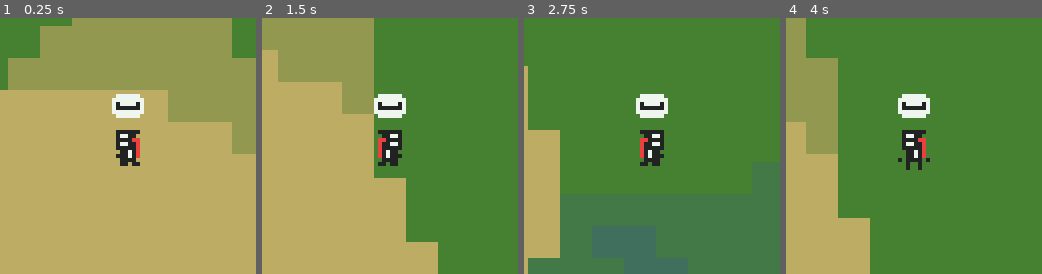
Above: before the commit, frames 1-4 (left to right).
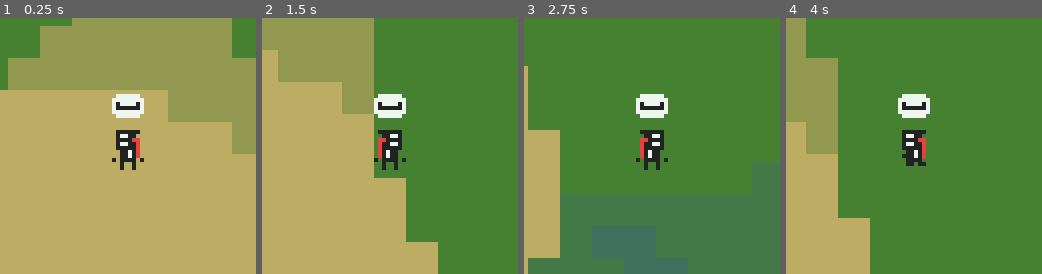
Above: after the commit, the same moments.

Repository: CertifiedIdiots/LowRez
Game: Godot game, scene res://Levels/Main.tscn
Two runs of this game, one before a commit and one after it. Both use one fixed random seed, a clock stepped at 60 frames per second and the inputs below.
Inputs:
- Up to frame 1 (0.25 s): no input
- Up to frame 2 (1.5 s): hold D (move_right) 0.53-1.28 s; tap Space (prompt) at 0.6 s; hold Down (move_down) from 1.28 s (still down); tap Z (tone_a) at 1.35 s
- Up to frame 3 (2.75 s): release Down (move_down) at 2.03 s; hold D (move_right) from 2.03 s (still down); tap X (tone_b) at 2.1 s
- Up to frame 4 (4 s): release D (move_right) at 2.78 s; hold W (move_up) 2.78-3.53 s; tap Space (prompt) at 2.85 s; hold A (move_left) from 3.53 s (still down); tap Z (tone_a) at 3.6 s

The runs differ from the first frame. In frame 1, 0.2% of the frame differs, in the area x 43-57%, y 53-60%; in frame 2, 0.2%; in frame 3, 0.2%; in frame 4, 0.2%.
Error in both runs: Invalid call. Nonexistent function 'prompt' in base 'Nil'. (res://Scripts/Player.gd:21)

Commit message:
Puzzle Tone Replacement
Replaced The Puzzle Tones

Diff:
--- a/Objects/Player.tscn
+++ b/Objects/Player.tscn
@@ -42,6 +42,7 @@
 
 [node name="Sprite" type="AnimatedSprite" parent="."]
 frames = SubResource( 5 )
+frame = 1
 playing = true
 
 [node name="CollisionShape2D" type="CollisionShape2D" parent="."]
@@ -54,6 +55,7 @@
 
 [node name="Music" type="AudioStreamPlayer" parent="."]
 stream = ExtResource( 3 )
+volume_db = -12.0
 autoplay = true
 
 [node name="tone_a" type="AudioStreamPlayer" parent="."]
Not shown, changed: Assets/SFX/Puzzle_Tone_1.wav
Not shown, changed: Assets/SFX/Puzzle_Tone_2.wav
Not shown, changed: Assets/SFX/Puzzle_Tone_3.wav
Not shown, changed: Assets/SFX/Puzzle_Tone_4.wav
